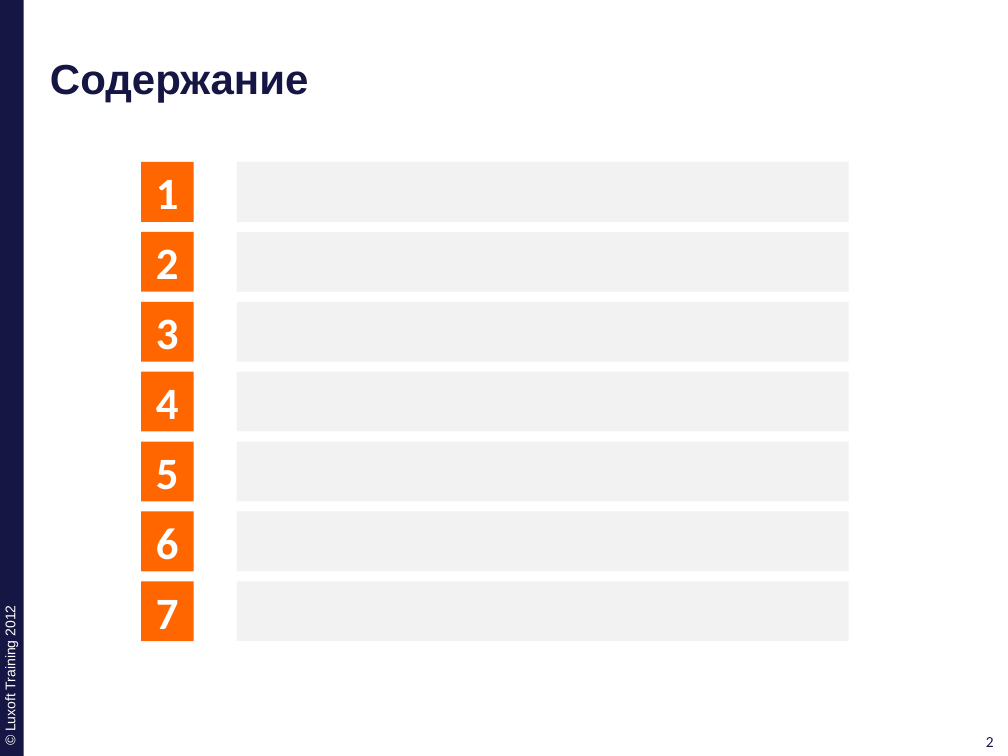
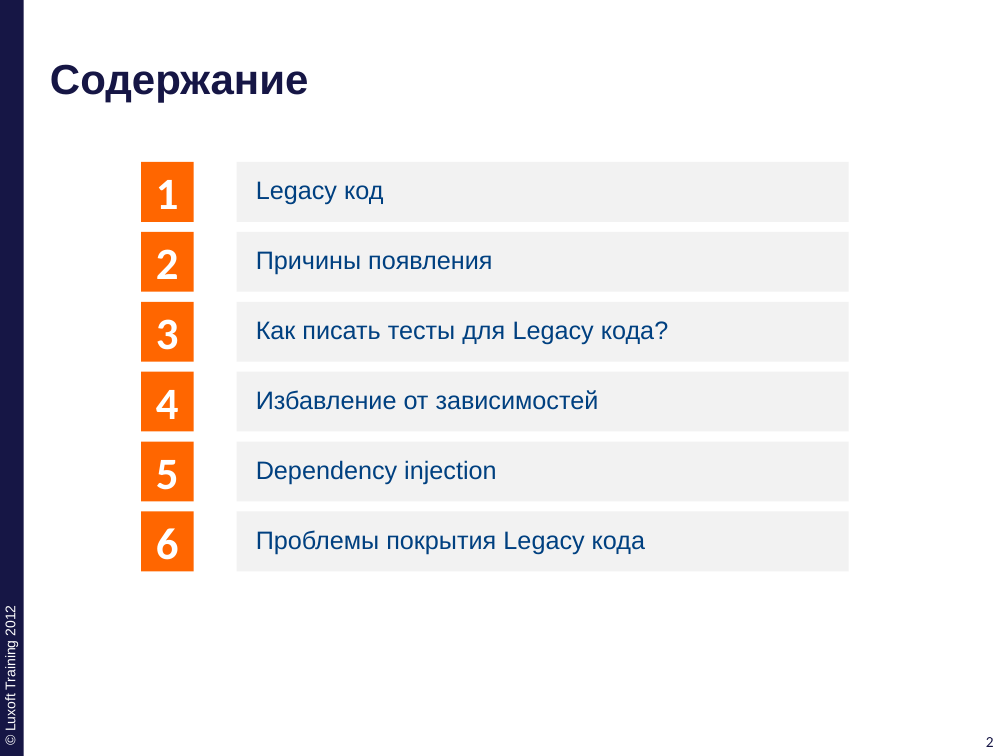
Before and after one commit to ivan-dyachenko/Trainings, a slide deck: slide 2 of Test Driven Development/materials/pptx/9. TDD-Legacy.pptx. Drawn at 1008x756 pixels with LibreOffice and Linux fonts; fonts in the diff are those of the drawing; background and template pictures are left out. Boxes give left, top, right and bottom in pixels: in the first picture for what was removed or moved away, otherwise in the second. Text is boxed around its words. In the diff, an @@ line names an element or a change of style, - is before the commit and + after.

Commit message:
complete LegacyCode presentaion and code exapmles

```diff
--- a/Test Driven Development/materials/pptx/9. TDD-Legacy.pptx
+++ b/Test Driven Development/materials/pptx/9. TDD-Legacy.pptx
@@ text in rectangle at (256, 181, 383, 205): text added @@
+Legacy код
@@ text in rectangle at (256, 251, 492, 275): text added @@
+Причины появления
@@ text in rectangle at (256, 321, 668, 345): text added @@
+Как писать тесты для Legacy кода?
@@ text in rectangle at (256, 390, 599, 410): text added @@
+Избавление от зависимостей
@@ text in rectangle at (256, 460, 496, 485): text added @@
+Dependency injection
@@ text in rectangle at (256, 530, 645, 555): text added @@
+Проблемы покрытия Legacy кода
@@ rectangle removed at (141, 582, 194, 641) @@
-7
```
Also in this commit, not shown: 13 other slides changed, 4 slides added, 1 slide removed, 1 other file.
